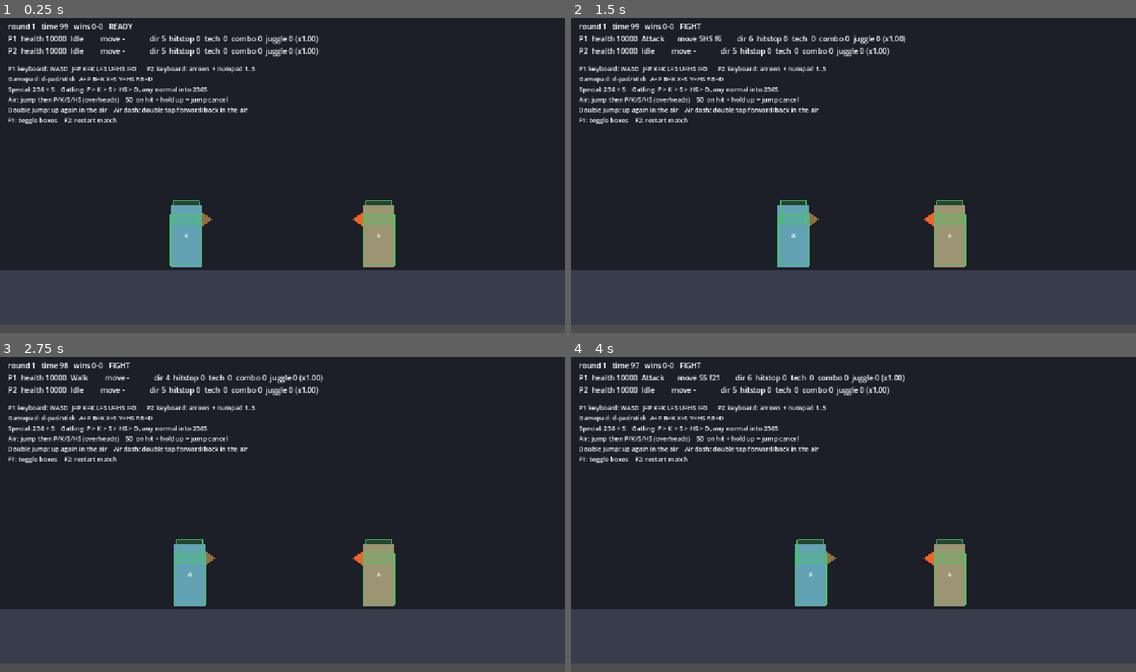
Above: before the commit, frames 1-4 (two rows, left to right).
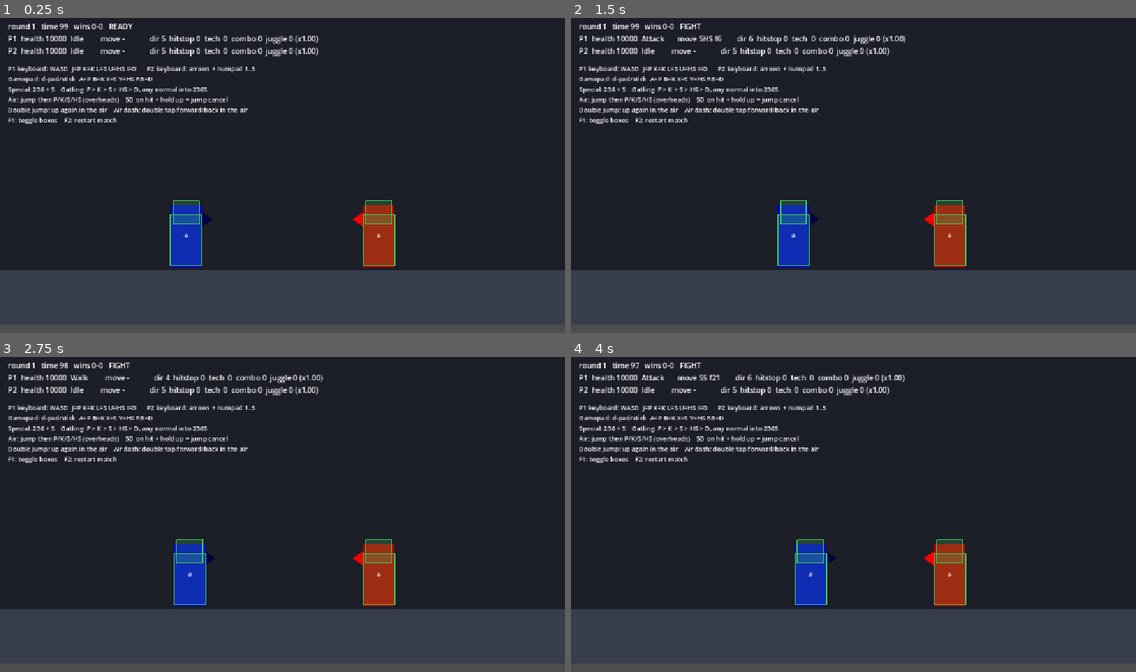
Above: after the commit, the same moments.

Repository: vitorrenansd/fightcore-godot
Game: Godot game, scene res://content/battle/training.tscn
Two runs of this game, one before a commit and one after it. Both use one fixed random seed, a clock stepped at 60 frames per second and the inputs below.
Inputs:
- Up to frame 1 (0.25 s): no input
- Up to frame 2 (1.5 s): tap Enter at 0.5 s; hold D (p1_right) from 0.53 s (still down); tap I (p1_d) at 0.6 s; tap W (p1_up) at 0.77 s; tap U (p1_hs) at 1.35 s
- Up to frame 3 (2.75 s): tap W (p1_up) at 1.52 s; tap Space at 2 s; release D (p1_right) at 2.03 s; hold A (p1_left) from 2.03 s (still down); tap K (p1_k) at 2.1 s
- Up to frame 4 (4 s): release A (p1_left) at 2.78 s; hold D (p1_right) from 2.78 s (still down); tap J (p1_p) at 2.85 s; tap W (p1_up) at 3.02, 3.77 s; tap L (p1_s) at 3.6 s

The runs differ from the first frame. In frame 1, 2.1% of the frame differs, in the area x 30-70%, y 59-80%; in frame 2, 2.1%; in frame 3, 2.1%; in frame 4, 2.1%.

Commit message:
chore(content): make the team colours easier to tell apart

Diff:
--- a/content/battle/training.gd
+++ b/content/battle/training.gd
@@ -8,7 +8,7 @@
 ## Forward or back with D throws; the grab box draws purple.
 ## F1 toggles the box overlay, F2 restarts the match.
 
-const TEAM_COLORS: Array[Color] = [Color(0.6, 0.8, 1.0), Color(1.0, 0.7, 0.6)]
+const TEAM_COLORS: Array[Color] = [Color(0.0, 0.0, 1.0, 1.0), Color(1.0, 0.0, 0.0, 1.0)]
 
 @onready var battle: BattleManager = $Battle
 @onready var rounds: RoundManager = $Rounds
